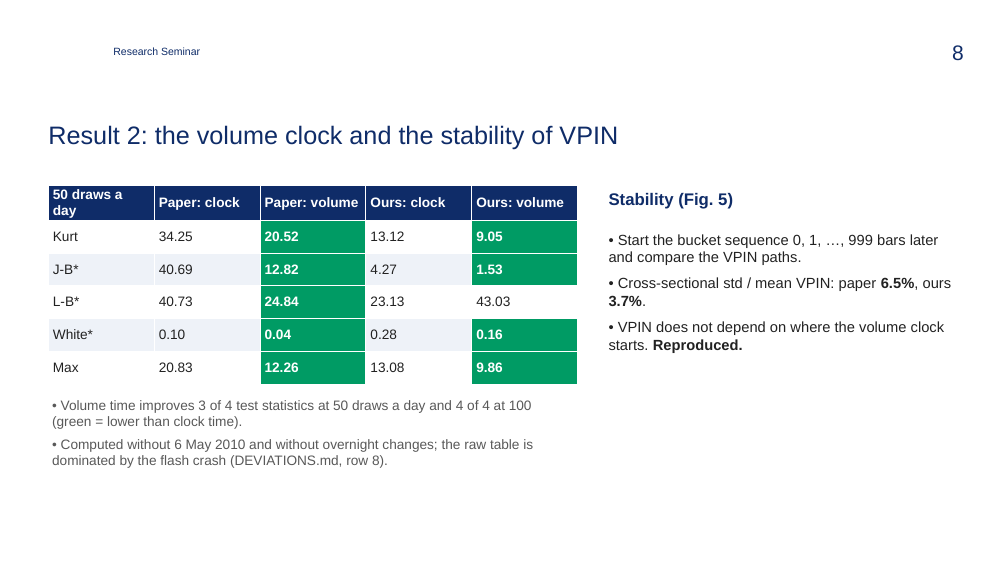
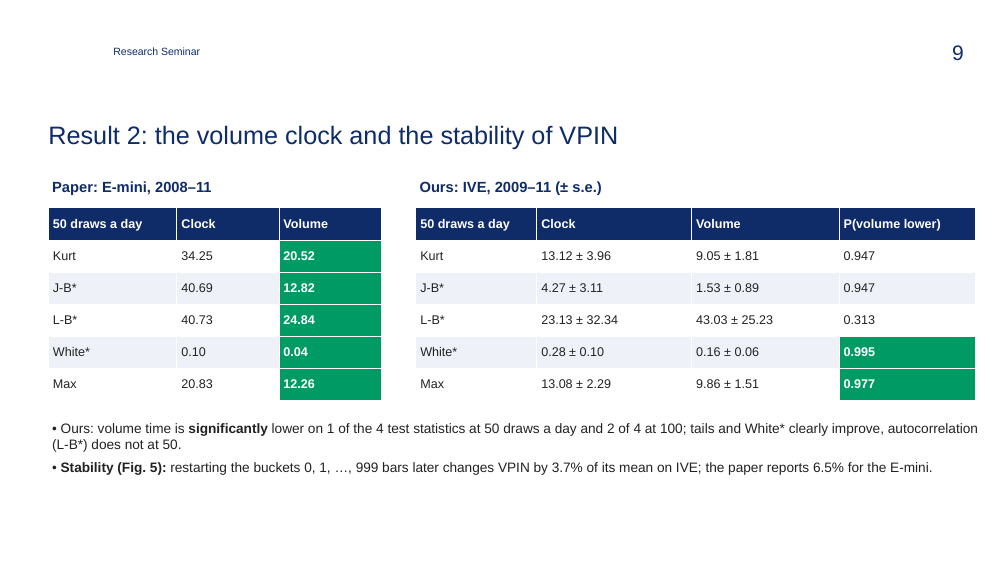
Before and after one commit to zavaz5/flow-toxicity-vpin, a slide deck: slide 9 of docs/presentation.pptx (slide 8 before the commit). Drawn at 1008x567 pixels with LibreOffice and Linux fonts; fonts in the diff are those of the drawing; background and template pictures are left out. Boxes give left, top, right and bottom in pixels: in the first picture for what was removed or moved away, otherwise in the second. Text is boxed around its words. In the diff, an @@ line names an element or a change of style, - is before the commit and + after.

```diff
--- a/docs/presentation.pptx
+++ b/docs/presentation.pptx
@@ page number at [952,45,964,61]: text changed @@
-8
+9
@@ table at [48,208,381,401] @@
-column 2: Paper: clock | 34.25 | 40.69 | 40.73 | 0.10 | 20.83
-column 3: Paper: volume | 20.52 | 12.82 | 24.84 | 0.04 | 12.26
-column 4: Ours: clock | 13.12 | 4.27 | 23.13 | 0.28 | 13.08
-column 5: Ours: volume | 9.05 | 1.53 | 43.03 | 0.16 | 9.86
+column 2: Clock | 34.25 | 40.69 | 40.73 | 0.10 | 20.83
+column 3: Volume | 20.52 | 12.82 | 24.84 | 0.04 | 12.26
@@ table: place and size @@
-table at [48,185,578,382]
+table at [48,208,381,401]
@@ text added at [52,181,212,195], 14 pt, text #0F2C68, bold @@
+Paper: E-mini, 2008–11
@@ table added at [416,208,975,401], 6 rows, 4 columns @@
+50 draws a day | Clock | Volume | P(volume lower)
+Kurt | 13.12 ± 3.96 | 9.05 ± 1.81 | 0.947
+J-B* | 4.27 ± 3.11 | 1.53 ± 0.89 | 0.947
+L-B* | 23.13 ± 32.34 | 43.03 ± 25.23 | 0.313
+White* | 0.28 ± 0.10 | 0.16 ± 0.06 | 0.995
+Max | 13.08 ± 2.29 | 9.86 ± 1.51 | 0.977
@@ text at [420,181,601,195]: text changed; size 16 to 14 pt @@
-Stability (Fig. 5)
+Ours: IVE, 2009–11 (± s.e.)
@@ text removed at [609,234,952,353] @@
-• Start the bucket sequence 0, 1, …, 999 bars later and compare the VPIN paths.
-• Cross-sectional std / mean VPIN: paper 6.5%, ours 3.7%.
-• VPIN does not depend on where the volume clock starts. Reproduced.
@@ text removed at [52,400,533,468] @@
-• Volume time improves 3 of 4 test statistics at 50 draws a day and 4 of 4 at 100 (green = lower than clock time).
-• Computed without 6 May 2010 and without overnight changes; the raw table is dominated by the flash crash (DEVIATIONS.md, row 8).
@@ text added at [52,423,978,475], 13 pt, text #222222 @@
+• Ours: volume time is significantly lower on 1 of the 4 test statistics at 50 draws a day and 2 of 4 at 100; tails and White* clearly improve, autocorrelation (L-B*) does not at 50.
+• Stability (Fig. 5): restarting the buckets 0, 1, …, 999 bars later changes VPIN by 3.7% of its mean on IVE; the paper reports 6.5% for the E-mini.
```
Also in this commit, not shown: 11 other slides changed, 1 slide added, 26 other files.
